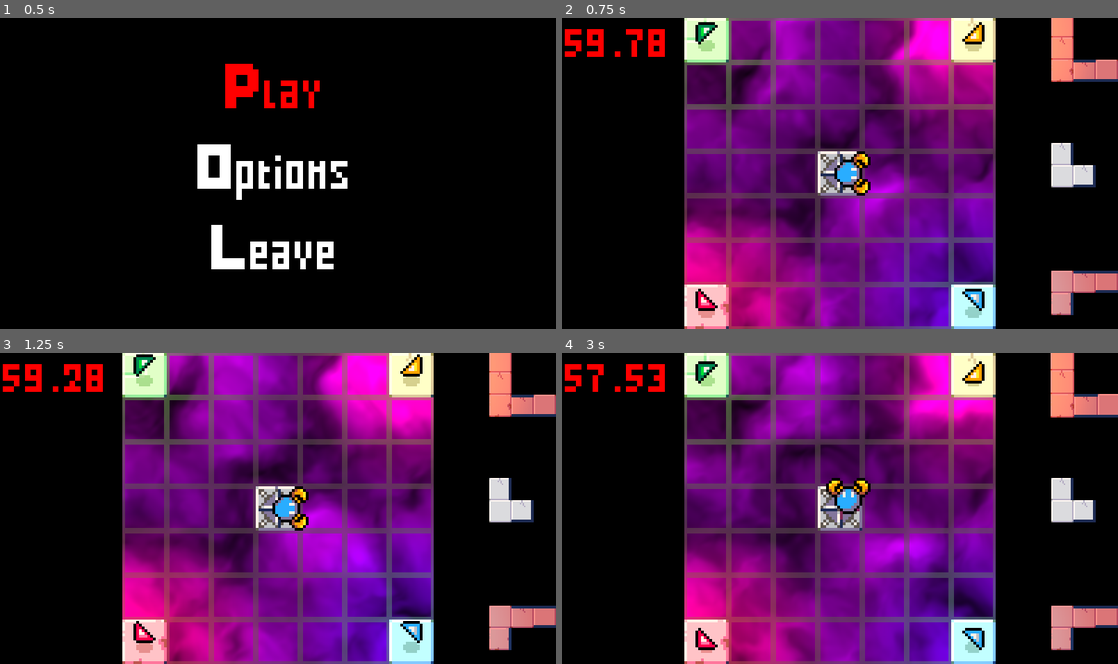
Above: before the commit, frames 1-4 (two rows, left to right).
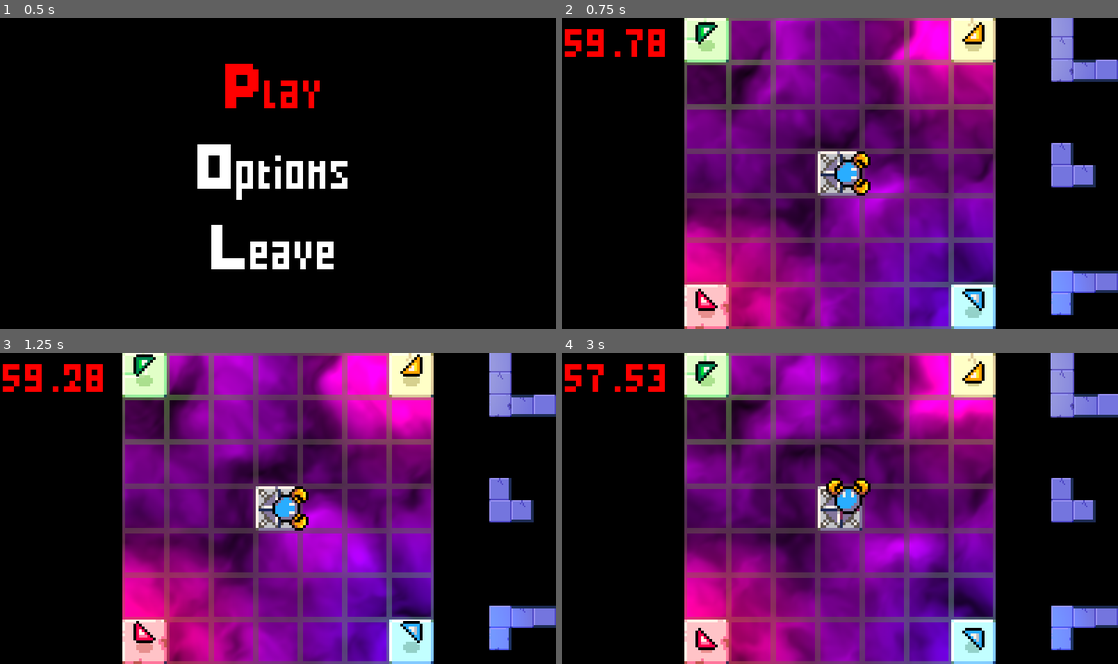
Above: after the commit, the same moments.

Repository: MrBSmith/Global2020
Game: Godot game, scene res://Scenes/GUI/Menus/ScreenTitle/ScreenTitle.tscn
Two runs of this game, one before a commit and one after it. Both use one fixed random seed, a clock stepped at 60 frames per second and the inputs below. Sound files missing from this copy of the repository are replaced by a short silence.
Inputs (mouse positions are in pixels of both pictures, inside the frame that each line leads up to):
- Up to frame 1 (0.5 s): no input
- Up to frame 2 (0.75 s): tap Enter (ui_accept) at 0.5 s; move the mouse to (962, 157) at 0.52 s; hold Right (ui_right) from 0.53 s (still down); click (962, 157) at 0.6 s
- Up to frame 3 (1.25 s): keep holding Right (ui_right); tap Enter (ui_accept) at 0.77 s
- Up to frame 4 (3 s): move the mouse to (1062, 405) at 1.27 s; release Right (ui_right) at 1.28 s; hold Down (ui_down) 1.28-2.03 s; tap E (rotate_card_anti_clock) at 1.35 s; tap Enter (ui_accept) at 1.52 s; move the mouse to (1062, 384) at 2.02 s; hold Right (ui_right) 2.03-2.78 s; tap A (rotate_card_clock) at 2.1 s; move the mouse to (1062, 362) at 2.77 s; hold Up (ui_up) from 2.78 s (still down); click (1062, 362) at 2.85 s

Frame 1 is identical in both runs. In frame 2, 3.0% of the frame differs, in the area x 88-100%, y 0-96%; in frame 3, 3.0%; in frame 4, 3.1%, in the area x 87-100%, y 0-96%.

Commit message:
You_Won
You can actually win the game now

Diff:
--- a/Global/Autoloads/SCENES.gd
+++ b/Global/Autoloads/SCENES.gd
@@ -4,6 +4,7 @@
 onready var screen_title = preload("res://Scenes/GUI/Menus/ScreenTitle/ScreenTitle.tscn")
 onready var sound_menu = preload("res://Scenes/GUI/Menus/SoundMenu/SoundMenu.tscn")
 onready var game = preload("res://Scenes/Game/Game.tscn")
+onready var you_won = preload("res://Scenes/GUI/Menus/WinMenu/YouWon.tscn")
 
 var scene_transitioning : bool = false
 
--- a/Scenes/Cards/LX1.tscn
+++ b/Scenes/Cards/LX1.tscn
@@ -5,8 +5,10 @@
 [ext_resource path="res://Scenes/Tiles/NormalTile/Tile.tscn" type="PackedScene" id=3]
 [ext_resource path="res://Scenes/Cards/BaseCard.tscn" type="PackedScene" id=4]
 
-
 [node name="LX1" instance=ExtResource( 4 )]
+blue = 60
+grey = 40
+red = 10
 
 [node name="Tile" parent="Pivot" index="0" instance=ExtResource( 3 )]
 
--- a/Scenes/Cards/LX2.tscn
+++ b/Scenes/Cards/LX2.tscn
@@ -5,8 +5,11 @@
 [ext_resource path="res://Scenes/Tiles/NormalTile/Tile.tscn" type="PackedScene" id=3]
 [ext_resource path="res://Scenes/Cards/BaseCard.tscn" type="PackedScene" id=4]
 
-
 [node name="LX2" instance=ExtResource( 4 )]
+max_door = 3
+blue = 40
+grey = 60
+red = 20
 
 [node name="Tile" parent="Pivot" index="0" instance=ExtResource( 3 )]
 
--- a/Scenes/Cards/LX3.tscn
+++ b/Scenes/Cards/LX3.tscn
@@ -5,10 +5,12 @@
 [ext_resource path="res://Scenes/Tiles/NormalTile/Tile.tscn" type="PackedScene" id=3]
 [ext_resource path="res://Scenes/Cards/BaseCard.tscn" type="PackedScene" id=4]
 
-
 [node name="LX3" instance=ExtResource( 4 )]
 min_door = 3
 max_door = 4
+blue = 10
+grey = 50
+red = 40
 
 [node name="Tile" parent="Pivot" index="0" instance=ExtResource( 3 )]
 
--- a/Scenes/Cards/LineX2.tscn
+++ b/Scenes/Cards/LineX2.tscn
@@ -5,8 +5,10 @@
 [ext_resource path="res://Scenes/Tiles/NormalTile/Tile.tscn" type="PackedScene" id=3]
 [ext_resource path="res://Scenes/Cards/BaseCard.tscn" type="PackedScene" id=6]
 
-
 [node name="LineX2" instance=ExtResource( 6 )]
+blue = 70
+grey = 50
+red = 10
 
 [node name="Tile" parent="Pivot" index="0" instance=ExtResource( 3 )]
 
--- a/Scenes/Cards/LineX3.tscn
+++ b/Scenes/Cards/LineX3.tscn
@@ -5,8 +5,11 @@
 [ext_resource path="res://Scenes/Tiles/NormalTile/Tile.tscn" type="PackedScene" id=3]
 [ext_resource path="res://Scenes/Cards/BaseCard.tscn" type="PackedScene" id=6]
 
-
 [node name="LineX3" instance=ExtResource( 6 )]
+max_door = 3
+blue = 50
+grey = 50
+red = 20
 
 [node name="Tile" parent="Pivot" index="0" instance=ExtResource( 3 )]
 
--- a/Scenes/Cards/RLX2.tscn
+++ b/Scenes/Cards/RLX2.tscn
@@ -5,8 +5,11 @@
 [ext_resource path="res://Scenes/Tiles/NormalTile/Tile.tscn" type="PackedScene" id=3]
 [ext_resource path="res://Scenes/Cards/BaseCard.tscn" type="PackedScene" id=4]
 
-
 [node name="RLX2" instance=ExtResource( 4 )]
+max_door = 3
+blue = 40
+grey = 60
+red = 20
 
 [node name="Tile" parent="Pivot" index="0" instance=ExtResource( 3 )]
 
--- a/Scenes/Cards/Square.tscn
+++ b/Scenes/Cards/Square.tscn
@@ -5,8 +5,11 @@
 [ext_resource path="res://Scenes/Tiles/NormalTile/Tile.tscn" type="PackedScene" id=3]
 [ext_resource path="res://Scenes/Cards/BaseCard.tscn" type="PackedScene" id=4]
 
-
 [node name="Square" instance=ExtResource( 4 )]
+max_door = 3
+blue = 30
+grey = 60
+red = 10
 
 [node name="Tile" parent="Pivot" index="0" instance=ExtResource( 3 )]
 
--- a/Scenes/Collactables/Scenes/BlueCollactable.tscn
+++ b/Scenes/Collactables/Scenes/BlueCollactable.tscn
@@ -10,6 +10,7 @@
 shader_param/color = null
 
 [sub_resource type="CircleShape2D" id=2]
+radius = 3.47064
 
 [node name="BlueCollactable" instance=ExtResource( 2 )]
 color = "Blue"
--- a/Scenes/Collactables/Scenes/Collactable.tscn
+++ b/Scenes/Collactables/Scenes/Collactable.tscn
@@ -8,6 +8,7 @@
 [ext_resource path="res://Scenes/Collactables/Scripts/Droped.gd" type="Script" id=6]
 [ext_resource path="res://Scenes/Collactables/Sprite/Shadow.png" type="Texture" id=7]
 [ext_resource path="res://Global/Shaders/Outline.shader" type="Shader" id=8]
+[ext_resource path="res://Global/Sounds/Wrench_Grab.wav" type="AudioStream" id=9]
 
 [sub_resource type="ShaderMaterial" id=1]
 shader = ExtResource( 8 )
@@ -15,7 +16,7 @@
 shader_param/color = Color( 0, 0, 0, 1 )
 
 [sub_resource type="CircleShape2D" id=2]
-radius = 3.0
+radius = 3.09241
 
 [sub_resource type="Animation" id=3]
 length = 4.0
@@ -77,3 +78,8 @@
 
 [node name="Droped" type="Node" parent="States"]
 script = ExtResource( 6 )
+
+[node name="GrabbedFX" type="AudioStreamPlayer" parent="."]
+stream = ExtResource( 9 )
+volume_db = 5.049
+pitch_scale = 1.15
--- a/Scenes/Collactables/Scenes/GreenCollactable.tscn
+++ b/Scenes/Collactables/Scenes/GreenCollactable.tscn
@@ -19,6 +19,3 @@
 [node name="Light2D" parent="Sprite" index="0"]
 color = Color( 0.14902, 1, 0, 1 )
 energy = 1.2
-
-[node name="CollisionShape2D" parent="." index="2"]
-visible = false
--- a/Scenes/Collactables/Scripts/Collactable.gd
+++ b/Scenes/Collactables/Scripts/Collactable.gd
@@ -23,3 +23,4 @@
 			set_position(Vector2.ZERO)
 			body.collactable_slot.call_deferred("add_child", self)
 			states_node.set_state_by_name("Grabed")
+			$GrabbedFX.play()
--- /dev/null
+++ b/Scenes/GUI/Menus/WinMenu/YouWon.gd
@@ -0,0 +1,10 @@
+extends Control
+
+func _ready():
+	SCENES.scene_transitioning = false
+
+
+func _input(event):
+	if event is InputEventKey:
+		if event.scancode == KEY_R:
+			SCENES.goto_to(SCENES.game)
--- /dev/null
+++ b/Scenes/GUI/Menus/WinMenu/YouWon.tscn
@@ -0,0 +1,109 @@
+[gd_scene load_steps=16 format=2]
+
+[ext_resource path="res://Global/Fonts/BoldCapsPixel.ttf" type="DynamicFontData" id=1]
+[ext_resource path="res://Scenes/GUI/Menus/WinMenu/YouWon.gd" type="Script" id=2]
+[ext_resource path="res://BaseClasses/AudioStreamBase.gd" type="Script" id=3]
+[ext_resource path="res://Global/Sounds/party-horn.wav" type="AudioStream" id=4]
+
+[sub_resource type="DynamicFont" id=1]
+size = 32
+font_data = ExtResource( 1 )
+
+[sub_resource type="DynamicFont" id=2]
+size = 32
+font_data = ExtResource( 1 )
+
+[sub_resource type="DynamicFont" id=3]
+size = 32
+font_data = ExtResource( 1 )
+
+[sub_resource type="DynamicFont" id=4]
+size = 32
+font_data = ExtResource( 1 )
+
+[sub_resource type="DynamicFont" id=5]
+size = 32
+font_data = ExtResource( 1 )
+
+[sub_resource type="DynamicFontData" id=6]
+font_path = "res://Global/Fonts/BoldCapsPixel.ttf"
+
+[sub_resource type="DynamicFont" id=7]
+font_data = SubResource( 6 )
+
+[sub_resource type="DynamicFont" id=8]
+font_data = SubResource( 6 )
+
+[sub_resource type="DynamicFont" id=9]
+font_data = ExtResource( 1 )
+
+[sub_resource type="DynamicFont" id=10]
+font_data = ExtResource( 1 )
+
+[sub_resource type="DynamicFont" id=11]
+font_data = ExtResource( 1 )
+
+[node name="YouWon" type="Control"]
+anchor_right = 1.0
+anchor_bottom = 1.0
+mouse_filter = 2
+script = ExtResource( 2 )
+__meta__ = {
+"_edit_lock_": true
+}
+
+[node name="ColorRect" type="ColorRect" parent="."]
+margin_right = 200.0
+margin_bottom = 112.0
+color = Color( 0, 0, 0, 1 )
+__meta__ = {
+"_edit_use_anchors_": false
+}
+
+[node name="Label" type="RichTextLabel" parent="."]
+modulate = Color( 0.172549, 1, 0, 1 )
+margin_left = 47.6352
+margin_top = 16.7906
+margin_right = 151.635
+margin_bottom = 48.7906
+grow_horizontal = 2
+grow_vertical = 2
+custom_fonts/mono_font = SubResource( 1 )
+custom_fonts/bold_italics_font = SubResource( 2 )
+custom_fonts/italics_font = SubResource( 3 )
+custom_fonts/bold_font = SubResource( 4 )
+custom_fonts/normal_font = SubResource( 5 )
+bbcode_enabled = true
+bbcode_text = "[shake rate=2
+ level=8
+]YOU WON![/shake]"
+text = "YOU WON!"
+scroll_active = false
+__meta__ = {
+"_edit_use_anchors_": false,
+"_editor_description_": ""
+}
+
+[node name="RichTextLabel" type="RichTextLabel" parent="."]
+modulate = Color( 1, 0.937255, 0, 1 )
+margin_left = 6.0
+margin_top = 64.0
+margin_right = 194.0
+margin_bottom = 80.0
+custom_fonts/mono_font = SubResource( 7 )
+custom_fonts/bold_italics_font = SubResource( 8 )
+custom_fonts/italics_font = SubResource( 9 )
+custom_fonts/bold_font = SubResource( 10 )
+custom_fonts/normal_font = SubResource( 11 )
+bbcode_enabled = true
+bbcode_text = "[center][wave] HOLD R TO START A NEW GAME [/wave][/center]"
+text = " HOLD R TO START A NEW GAME "
+scroll_active = false
+__meta__ = {
+"_edit_use_anchors_": false
+}
+
+[node name="AudioStreamBase" type="AudioStreamPlayer" parent="."]
+stream = ExtResource( 4 )
+autoplay = true
+script = ExtResource( 3 )
--- a/Scenes/Game/Game.gd
+++ b/Scenes/Game/Game.gd
@@ -19,3 +19,19 @@
 			child.setup()
 
 	music_node.launch_every_stream()
+
+# The game is won
+func _on_Generator_repaired():
+	music_node.stop_every_stream()
+
+	node_GUI.get_node("NTimer/Timer").set_paused(true)
+
+	if grid_gen_node.has_node("Fog"):
+		grid_gen_node.get_node("Fog").set_visible(false)
+
+	grid_gen_node.get_node("Hand").disable()
+
+
+
+
+	pass # Replace with function body.
--- a/Scenes/Game/Game.tscn
+++ b/Scenes/Game/Game.tscn
@@ -101,3 +101,4 @@
 [node name="Fast" parent="Music" instance=ExtResource( 9 )]
 stream = ExtResource( 5 )
 bus = "Music"
+[connection signal="repaired" from="Grid/Generator" to="." method="_on_Generator_repaired"]
--- a/Scenes/Game/Music.gd
+++ b/Scenes/Game/Music.gd
@@ -13,6 +13,10 @@
 		if stream != current_stream && stream != base_stream:
 			stream.mute()
 
+# Stops every streams
+func stop_every_stream():
+	for stream in streams_node_array:
+		stream.stop()
 
 # Play the specified stream
 func set_current_stream(stream: String):
--- a/Scenes/Generator/Generator.gd
+++ b/Scenes/Generator/Generator.gd
@@ -1,4 +1,8 @@
 extends Area2D
+
+var total_slots
+var filled_slots
+signal repaired
 
 func _ready():
 	var screen_width : float = ProjectSettings.get("display/window/size/width")
@@ -7,16 +11,36 @@
 	global_position.x = screen_width / 2
 	global_position.y = screen_height / 2
 
+	total_slots = $Slots.get_child_count()
+	filled_slots = 0
+
 	var _err = connect("body_entered", self, "on_body_entered")
 
 
 func on_body_entered(body : PhysicsBody2D):
+	# if the character has a collectible when entering the generator hitbox
 	if body is Player && body.collactable_slot.get_child_count() != 0:
 		var collactable = body.collactable_slot.get_child(0)
 		collactable.get_parent().call_deferred("remove_child", collactable)
+
 
 		var collactable_color : String = collactable.color
 		var slot_node = $Slots.get_node_or_null(collactable_color)
 		if slot_node != null:
 			slot_node.call_deferred("add_child", collactable)
 			collactable.states_node.set_state_by_name("Droped")
+			filled_slots += 1
+
+
+		check_status()
+
+func check_status():
+	if filled_slots == total_slots:
+		$Repaired.play()
+		emit_signal("repaired")
+	else:
+		$DroppedFX.play()
+
+
+func _on_Repaired_finished():
+	SCENES.goto_to(SCENES.you_won)
--- a/Scenes/Generator/Generator.tscn
+++ b/Scenes/Generator/Generator.tscn
@@ -1,10 +1,12 @@
-[gd_scene load_steps=4 format=2]
+[gd_scene load_steps=6 format=2]
 
 [ext_resource path="res://Scenes/Generator/Generator.png" type="Texture" id=1]
 [ext_resource path="res://Scenes/Generator/Generator.gd" type="Script" id=2]
+[ext_resource path="res://Global/Sounds/Wrench_Drop.wav" type="AudioStream" id=3]
+[ext_resource path="res://Global/Sounds/Wrench_Drop_Repaired.wav" type="AudioStream" id=4]
 
 [sub_resource type="CircleShape2D" id=1]
-radius = 5.0
+radius = 2.64597
 
 [node name="Generator" type="Area2D"]
 script = ExtResource( 2 )
@@ -28,3 +30,11 @@
 
 [node name="Red" type="Position2D" parent="Slots"]
 position = Vector2( 4, -4 )
+
+[node name="DroppedFX" type="AudioStreamPlayer" parent="."]
+stream = ExtResource( 3 )
+volume_db = 5.049
+
+[node name="Repaired" type="AudioStreamPlayer" parent="."]
+stream = ExtResource( 4 )
+[connection signal="finished" from="Repaired" to="." method="_on_Repaired_finished"]
--- a/Scenes/Hand/Hand.gd
+++ b/Scenes/Hand/Hand.gd
@@ -37,3 +37,9 @@
 # Generate a new card
 func on_slot_freed(slot: Position2D):
 	generate_card(slot)
+
+func disable():
+	visible = false
+	for child in get_children():
+		if child is Card:
+			child.destroy()
Not shown, added: Global/Sounds/Wrench_Drop.wav.import
Not shown, added: Global/Sounds/Wrench_Drop_Repaired.wav.import
Not shown, added: Global/Sounds/Wrench_Grab.wav.import
Not shown, added: Global/Sounds/party-horn.wav.import
Not shown: 1 places in Scenes/Collactables/Scenes/Collactable.tscn that only renumber resources
Not shown, added: Game Design docs/Tile_gen Card rational.xlsx
Not shown, added: Global/Sounds/Wrench_Drop.wav
Not shown, added: Global/Sounds/Wrench_Drop_Repaired.wav
Not shown, added: Global/Sounds/Wrench_Grab.wav
Not shown, added: Global/Sounds/party-horn.wav
